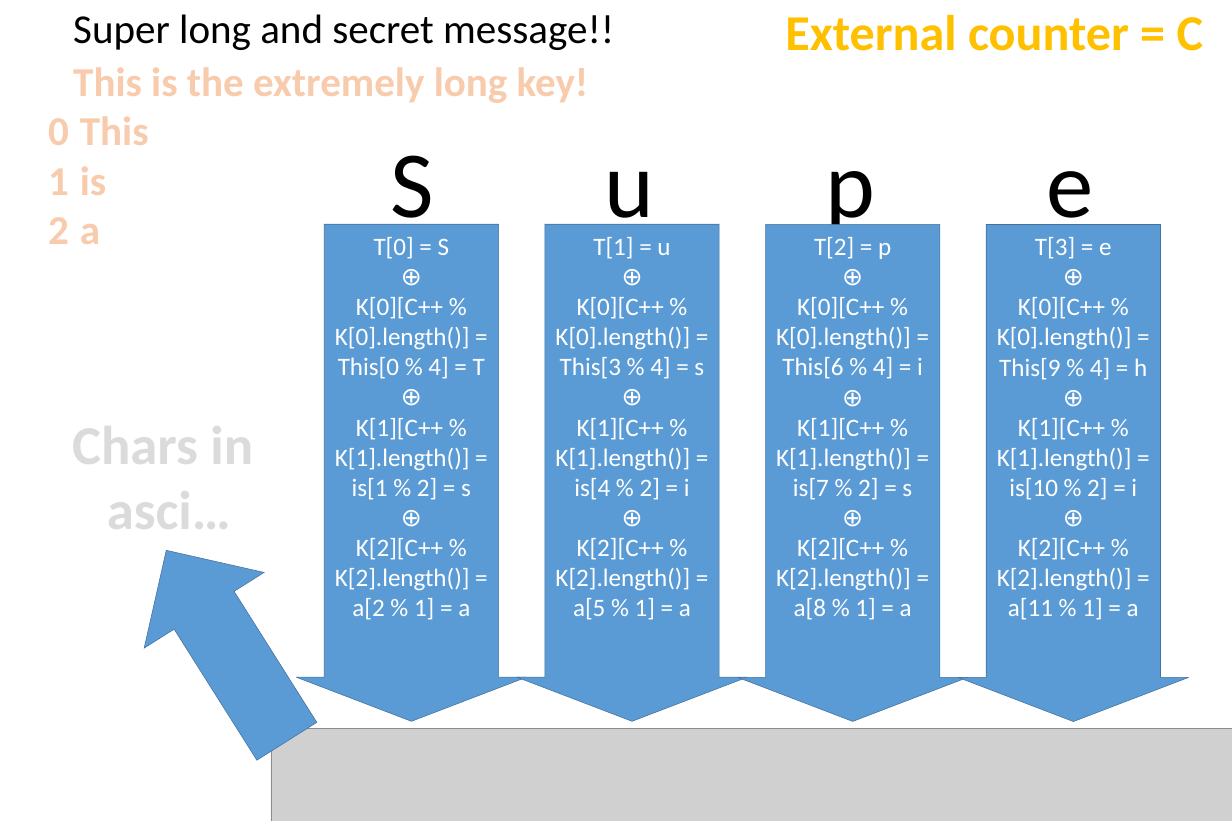
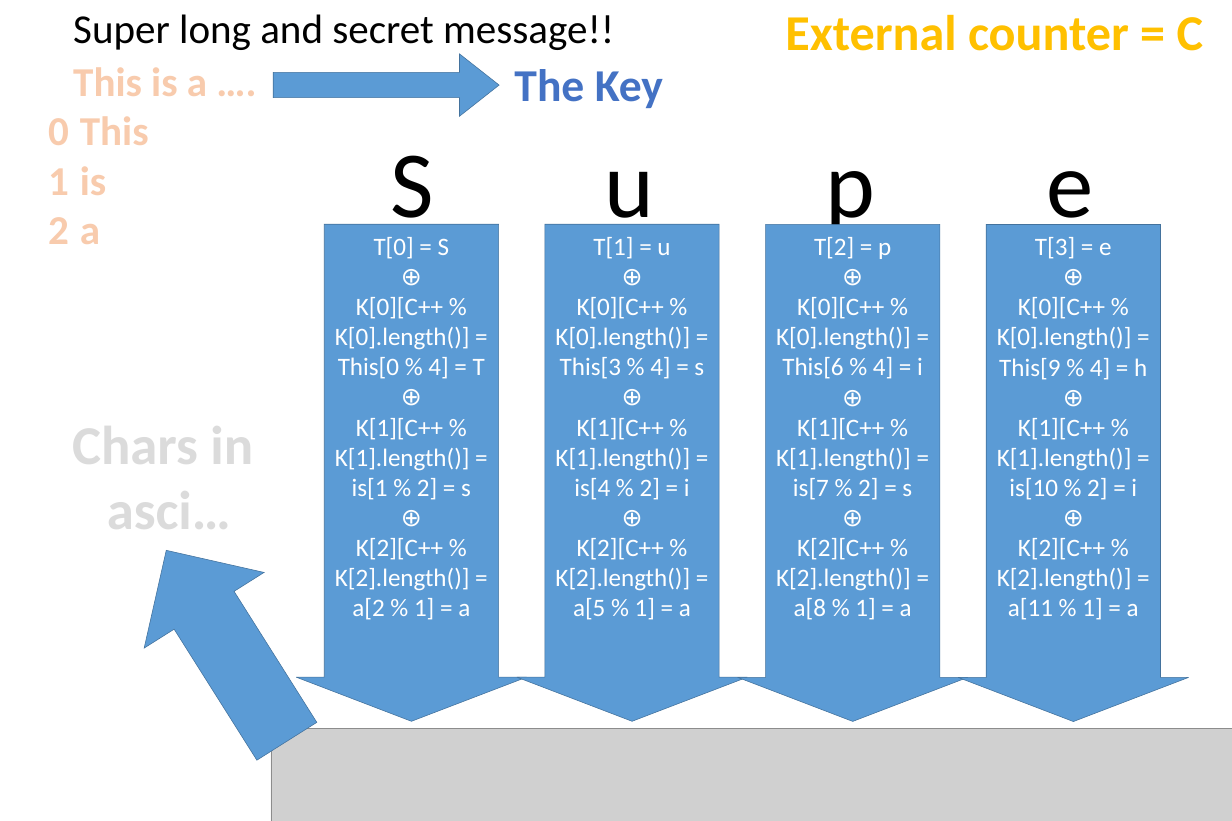
Before and after one commit to UriahShaulMandel/Uriah-s-Symmetric-Encryption, a slide deck: slide 1 of USE.pptx. Drawn at 1232x821 pixels with LibreOffice and Linux fonts; fonts in the diff are those of the drawing; grey boxes stand for pictures. Boxes give left, top, right and bottom in pixels: in the first picture for what was removed or moved away, otherwise in the second. Text is boxed around its words. In the diff, an @@ line names an element or a change of style, - is before the commit and + after.

```diff
--- a/USE.pptx
+++ b/USE.pptx
@@ right arrow added at (273,54,499,116), fill #5B9BD5, outline #43739E 1 pt @@
@@ text at (73,67,207,96): text changed @@
-This is the extremely long key!
+This is a ….
@@ text added at (514,69,663,108), 80 pt, text #4472C4, bold @@
+The Key
```
Also in this commit, not shown: 1 other file.
